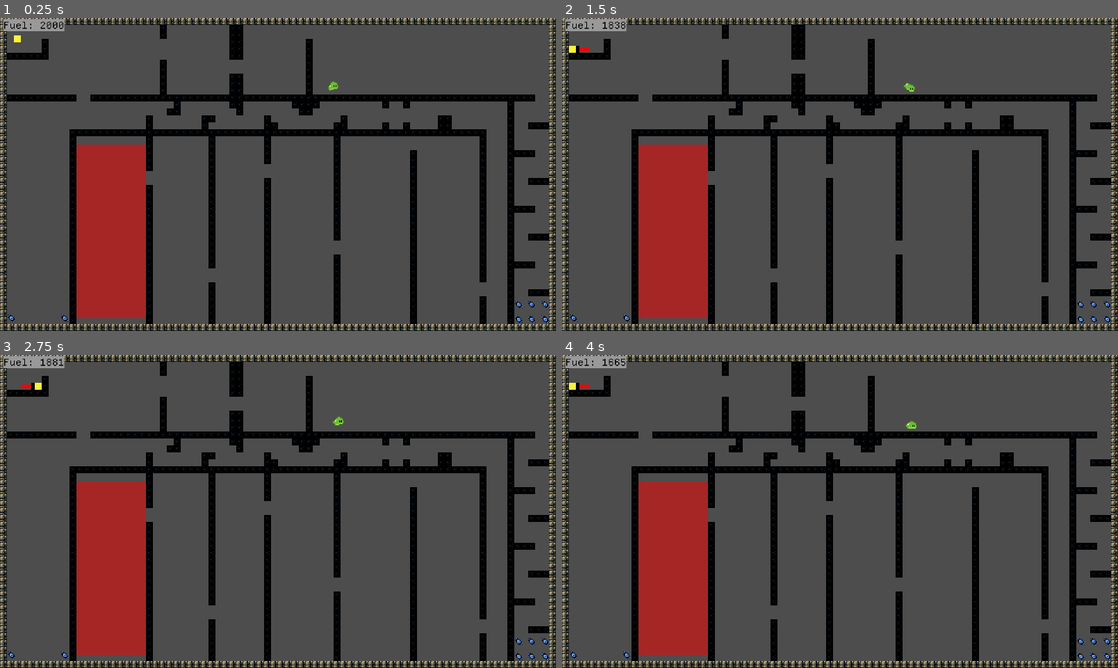
Above: before the commit, frames 1-4 (two rows, left to right).
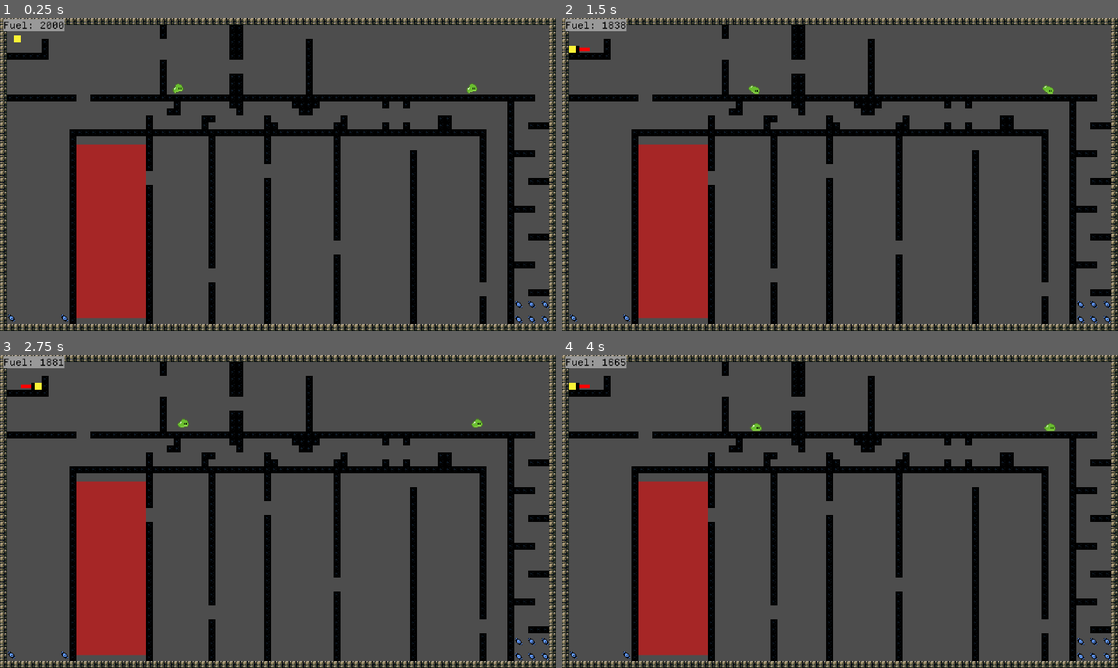
Above: after the commit, the same moments.

Repository: OSGH-web/balloon-movement-demo
Game: Godot game, scene res://levels/level-jake-1.tscn
The game is run twice, just before and just after one commit, with the same random seed, the same clock (stepped at 60 frames per second) and the same inputs. This scene is started directly instead of the project's main scene.
Inputs:
- Up to frame 1 (0.25 s): no input
- Up to frame 2 (1.5 s): hold Right (ui_right) from 0.53 s (still down); tap Up (ui_up) at 0.77 s; tap Enter at 1.25 s
- Up to frame 3 (2.75 s): tap Up (ui_up) at 1.52 s; tap R (reset) at 2 s; release Right (ui_right) at 2.03 s; hold Left (ui_left) from 2.03 s (still down)
- Up to frame 4 (4 s): release Left (ui_left) at 2.78 s; hold Right (ui_right) from 2.78 s (still down); tap Up (ui_up) at 3.02, 3.77 s

The runs differ from the first frame. In frame 1, 0.1% of the frame differs, in the area x 31-86%, y 20-24%; in frame 2, 0.1%; in frame 3, 0.1%; in frame 4, 0.1%.

Commit message:
implemented slime enemy

Diff:
--- a/levels/level-jake-1.tscn
+++ b/levels/level-jake-1.tscn
@@ -41,4 +41,7 @@
 size = Vector2(240, 600)
 
 [node name="Slime" parent="." index="14" instance=ExtResource("4_xy3xo")]
-position = Vector2(1143, 256)
+position = Vector2(1622, 264)
+
+[node name="Slime2" parent="." index="15" instance=ExtResource("4_xy3xo")]
+position = Vector2(607, 264)
--- a/scenes/slime.tscn
+++ b/scenes/slime.tscn
@@ -69,3 +69,23 @@
 &"": SubResource("AnimationLibrary_pjw23")
 }
 autoplay = "hitbox_adjust"
+
+[node name="RayCastRight" type="RayCast2D" parent="."]
+position = Vector2(1, -13)
+target_position = Vector2(75, 0)
+collision_mask = 2
+
+[node name="RayCastLeft" type="RayCast2D" parent="."]
+position = Vector2(1, -13)
+target_position = Vector2(-75, 0)
+collision_mask = 2
+
+[node name="RayCastDownRight" type="RayCast2D" parent="."]
+position = Vector2(1, -14)
+target_position = Vector2(75, 25)
+collision_mask = 2
+
+[node name="RayCastDownLeft" type="RayCast2D" parent="."]
+position = Vector2(2, -14)
+target_position = Vector2(-75, 25)
+collision_mask = 2
--- a/scripts/slime.gd
+++ b/scripts/slime.gd
@@ -1,10 +1,27 @@
 extends Node2D
 
 const SPEED = 40
+var direction = 1
+var turnAround = false
+@onready var ray_r: RayCast2D = $RayCastRight
+@onready var ray_dr: RayCast2D = $RayCastDownRight
+@onready var ray_l: RayCast2D = $RayCastLeft
+@onready var ray_dl: RayCast2D = $RayCastDownLeft
 
-var direction = 1
 
 # Called every frame. 'delta' is the elapsed time since the previous frame.
 func _process(delta: float) -> void:
 	if $AnimatedSprite2D.frame in range(1,12):
 		position.x += direction * SPEED * delta
+		# Not checking every frame cause issues where the slime keeps going when they would have stopped.
+		if !turnAround:
+			if ((direction == 1 and !ray_dr.is_colliding())
+			or (direction == -1 and !ray_dl.is_colliding())
+			or (direction == 1 and ray_r.is_colliding())
+			or (direction == -1 and ray_l.is_colliding())):
+				turnAround = true
+
+	elif turnAround:
+		direction = -direction
+		$AnimatedSprite2D.flip_h = direction < 0
+		turnAround = false
